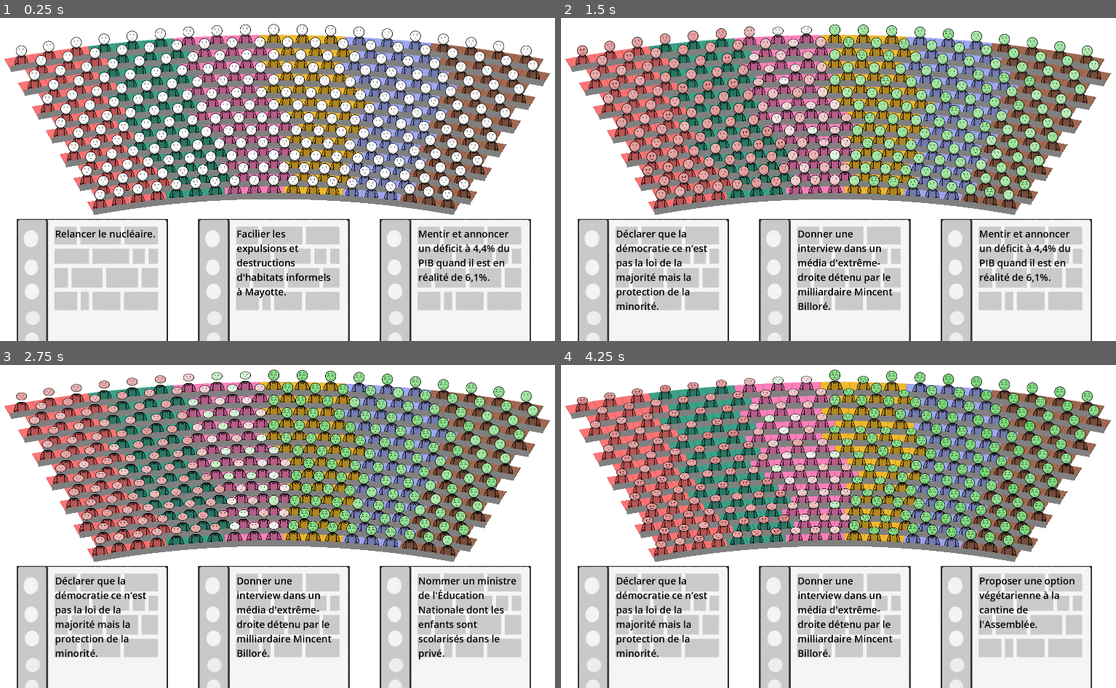
Above: before the commit, frames 1-4 (two rows, left to right).
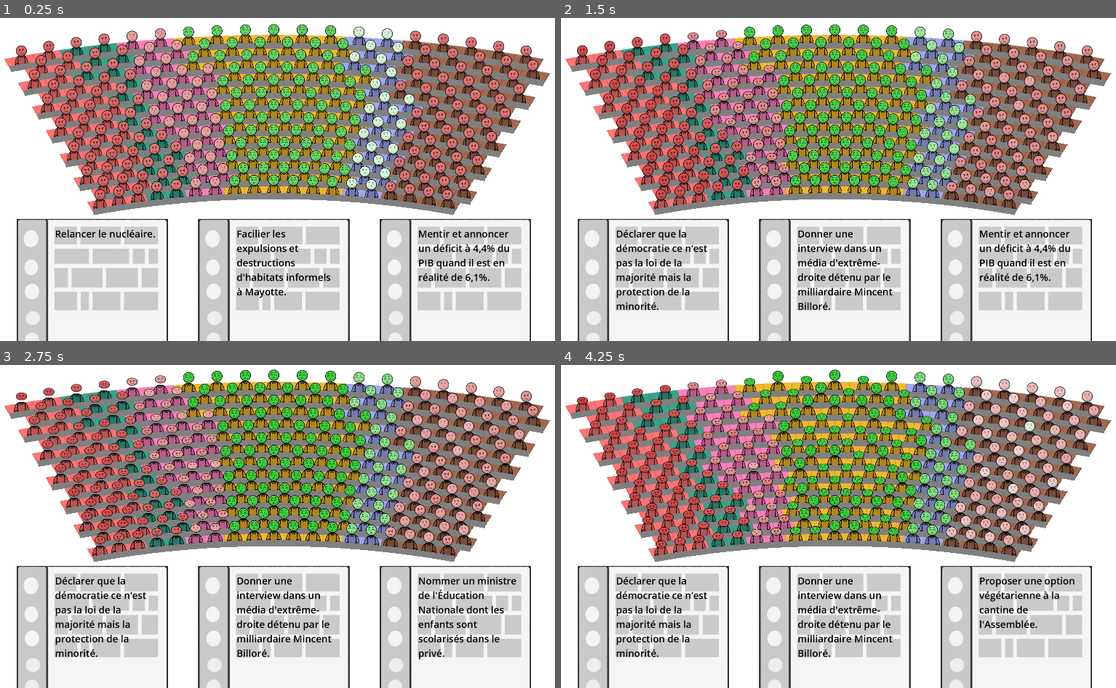
Above: after the commit, the same moments.

Repository: remimorvan/assemblee-nationale-simulator
Game: Godot game, scene res://scenes/game.tscn
Same seed, same stepped clock (60 frames per second), same inputs: the game is played once before the commit and once after it.
Inputs (mouse positions are in pixels of both pictures, inside the frame that each line leads up to):
- Up to frame 1 (0.25 s): no input
- Up to frame 2 (1.5 s): tap Enter at 0.5 s; move the mouse to (655, 318) at 0.52 s; click (655, 318) at 0.67 s; move the mouse to (832, 318) at 1.27 s; click (832, 318) at 1.42 s
- Up to frame 3 (2.75 s): move the mouse to (455, 665) at 2.02 s; click (455, 665) at 2.17 s
- Up to frame 4 (4.25 s): move the mouse to (832, 665) at 2.77 s; click (832, 665) at 2.92 s; tap Space at 3.5 s; move the mouse to (1016, 665) at 3.52 s; click (1016, 665) at 3.67 s

The runs differ from the first frame. In frame 1, 17% of the frame differs, in the area x 2-97%, y 2-57%; in frame 2, 15%; in frame 3, 13%; in frame 4, 14%.

Commit message:
repartition group + default approval

Diff:
--- a/scripts/hemicycle.gd
+++ b/scripts/hemicycle.gd
@@ -4,6 +4,18 @@
 
 var width: int = 19
 var height: int = 13
+
+var group_repartition: Array[int] = [
+	81,
+	47,
+	71,
+	179,
+	53,
+	132
+]
+var sum_group_repartition: int = 0 # Computed at _init()
+
+var default_approval: Array[float] = [-5.0, -4.0, -2.0, 5.0, 0.3, -4.0]
 
 var party_colors: Array[Vector3] = [
 	Vector3(255., 116., 116.)/256.,
@@ -29,6 +41,10 @@
 	var UV = Vector2(cos(angle), sin(angle)) * r + cycle_center
 	#return UV*100. + viewport_size/2.
 	return Vector2(UV.x * viewport_size.x, UV.y * viewport_size.y)
+
+func _init() -> void:
+	for n in group_repartition:
+		sum_group_repartition += n
 
 # Called when the node enters the scene tree for the first time.
 func _ready() -> void:
@@ -75,6 +91,14 @@
 func _process(delta: float) -> void:
 	pass
 
+func get_political_group(seat_id: int) -> int:
+	var sum_seats: int = 0
+	var group_id: int = -1
+	while group_id < 6 and float(seat_id)/float(width*height) >= float(sum_seats)/float(sum_group_repartition):
+		group_id += 1
+		sum_seats += group_repartition[group_id]
+	return group_id
+
 # Crée et place le MP
 func new_mp(seat: int) -> int:	# returns number of the political party of mp
 	var x = seat%height
@@ -84,9 +108,8 @@
 	var mp = mp_scene.instantiate()
 
 	var seat_id = seat
-
-	var group_id: int = floor((seat*6)/float(width*height))
-	var approval = 0.
+	var group_id: int = get_political_group(seat_id)
+	var approval: float = default_approval[group_id]
 
 	mp.setup(seat_id, group_id, approval)
 
Not shown: 1 places in scenes/card.tscn that only renumber resources
Not shown: 1 places in scenes/mp.tscn that only renumber resources
